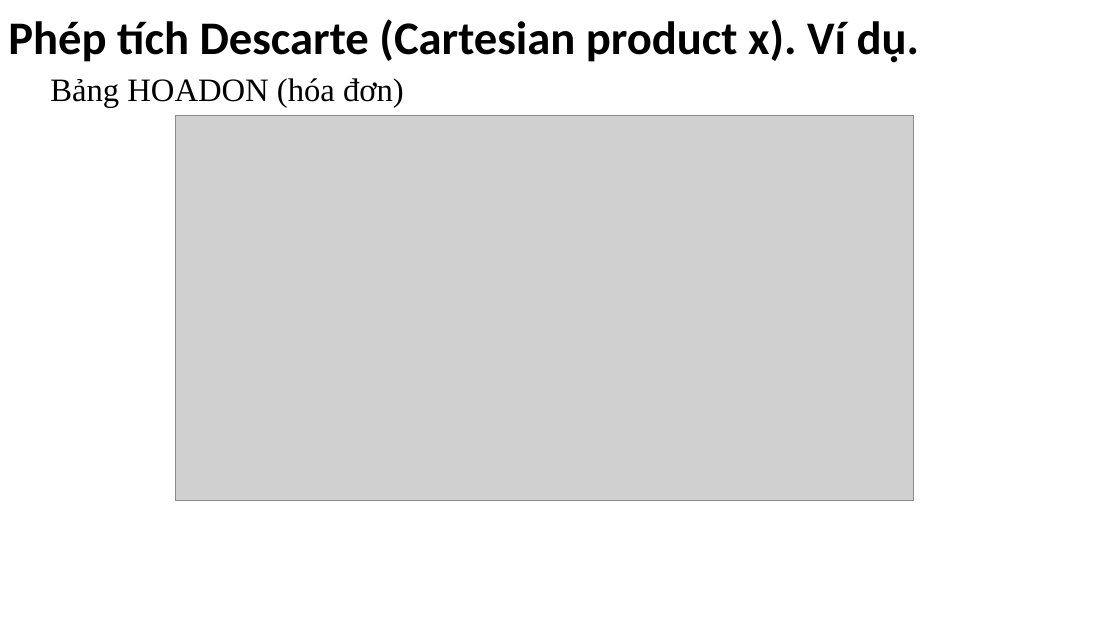
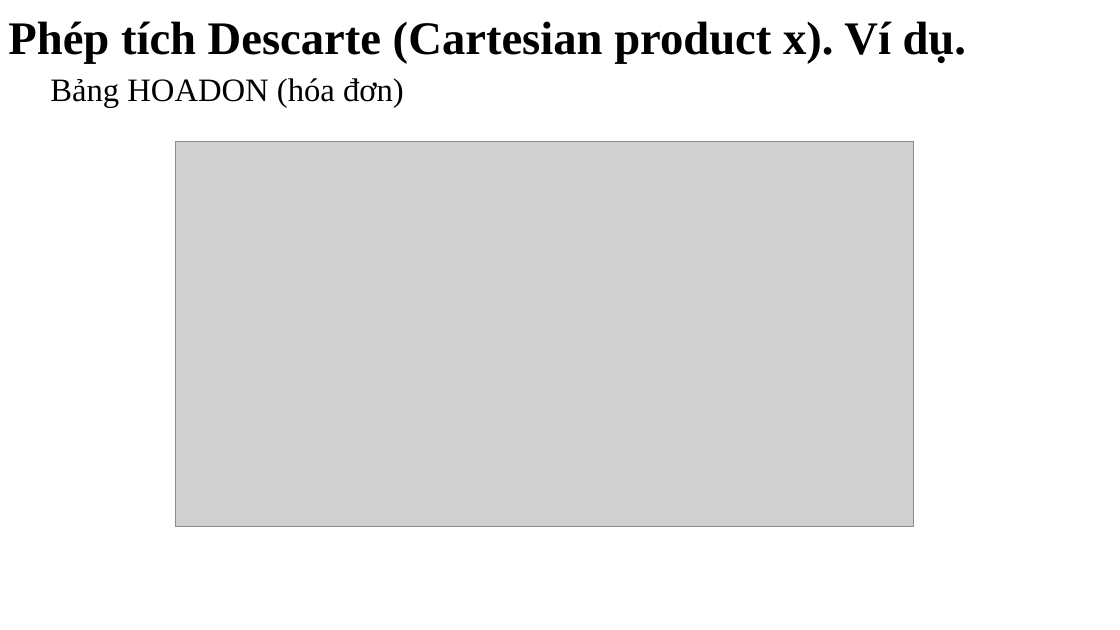
Before and after one commit to NghiLamPhuc/CSDLPT_HK2_20_21, a slide deck: slide 17 of ThuyetTrinh20/Chapter2_2_1_3.pptx. Drawn at 1120x630 pixels with LibreOffice and Linux fonts; fonts in the diff are those of the drawing; grey boxes stand for pictures. Boxes give left, top, right and bottom in pixels: in the first picture for what was removed or moved away, otherwise in the second. Text is boxed around its words. In the diff, an @@ line names an element or a change of style, - is before the commit and + after.

```diff
--- a/ThuyetTrinh20/Chapter2_2_1_3.pptx
+++ b/ThuyetTrinh20/Chapter2_2_1_3.pptx
@@ text "Phép tích Descarte (Cartesian product ..." at (x1=8, y1=21, x2=967, y2=64): font Calibri to Times New Roman @@
@@ picture moved from (x1=176, y1=116, x2=914, y2=502) to (x1=176, y1=141, x2=914, y2=527) @@
```
Also in this commit, not shown: 24 other slides changed, 11 slides added, 4 slides removed.
